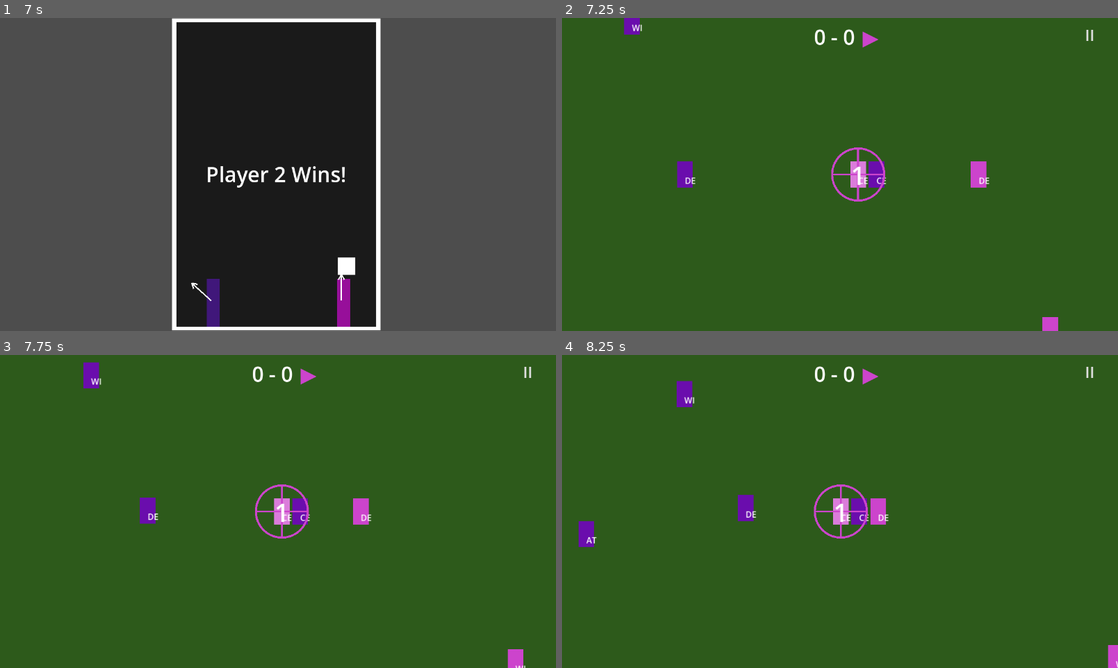
Above: before the commit, frames 1-4 (two rows, left to right).
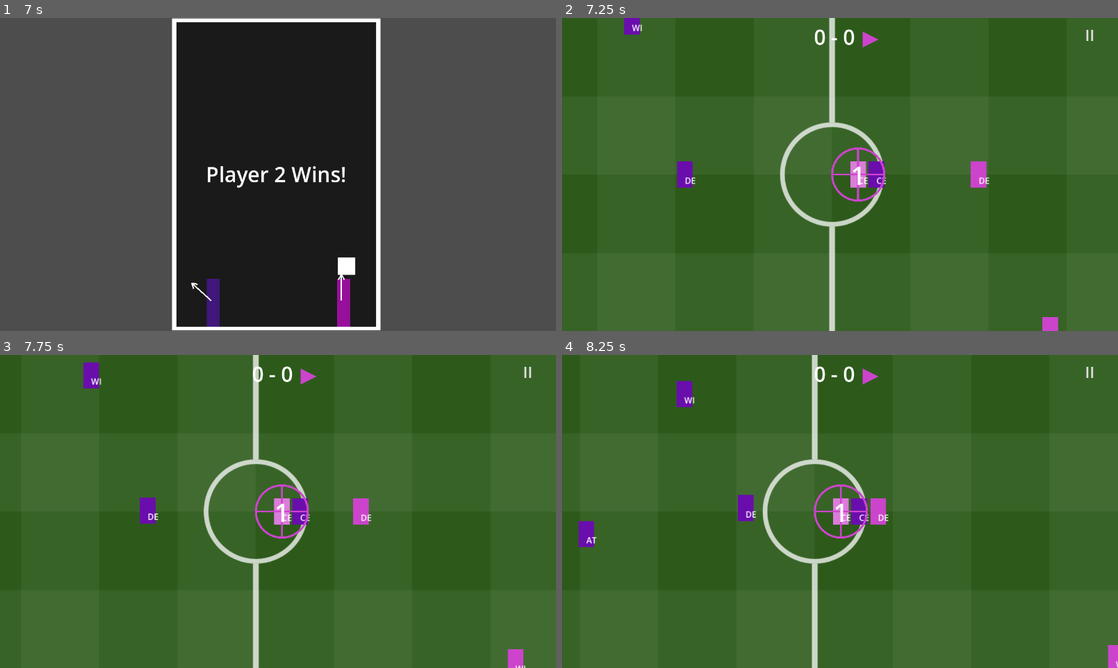
Above: after the commit, the same moments.

Repository: DockerSox/kick-n-catchv3
Game: Godot game, scene res://Scenes/title.tscn
The game is run twice, just before and just after one commit, with the same random seed, the same clock (stepped at 60 frames per second) and the same inputs.
Inputs:
- Up to frame 1 (7 s): click "PLAY" at 0.5 s; click "START GAME" at 1.25 s; tap Enter at 2, 6.5 s; tap Space (p1_kick) at 2.1, 3.6, 5.1, 5.75, 6.6 s; hold A (p1_left) 2.78-3.53 s; tap Keypad Enter (p2_kick) at 2.85, 4.35, 5.85 s; hold A (p1_left) from 5.03 s (still down)
- Up to frame 2 (7.25 s): keep holding A (p1_left)
- Up to frame 3 (7.75 s): release A (p1_left) at 7.28 s; tap Keypad Enter (p2_kick) at 7.35 s
- Up to frame 4 (8.25 s): tap Space (p1_kick) at 8.1 s

Frame 1 is identical in both runs. In frame 2, 1.7% of the frame differs, in the area x 39-58%, y 0-100%; in frame 3, 1.7%; in frame 4, 1.7%, in the area x 36-55%, y 0-100%.

Commit message:
pitch lines and atk mov fix

Diff:
--- a/Scenes/pitch.tscn
+++ b/Scenes/pitch.tscn
@@ -2,6 +2,7 @@
 
 [ext_resource type="Script" uid="uid://dxqlpjvgx1d28" path="res://Scripts/pitch.gd" id="1_2dmjp"]
 [ext_resource type="PackedScene" uid="uid://ccjof2rady12g" path="res://Scenes/unit.tscn" id="1_p7quv"]
+[ext_resource type="Texture2D" uid="uid://tqecgbowq0ck" path="res://Assets/without goals.png" id="2_2k2j8"]
 [ext_resource type="PackedScene" uid="uid://dy2hpnvp2c4tu" path="res://Scenes/crosshair.tscn" id="3_qkjbr"]
 
 [node name="Pitch" type="Node2D" unique_id=1118211447]
@@ -17,6 +18,10 @@
 color = Color(0.1764706, 0.3529412, 0.105882354, 1)
 
 [node name="PitchLines" type="Node2D" parent="." unique_id=517201835]
+
+[node name="Sprite2D" type="Sprite2D" parent="PitchLines" unique_id=516160986]
+position = Vector2(1200, 450)
+texture = ExtResource("2_2k2j8")
 
 [node name="GoalSquareA" type="ColorRect" parent="." unique_id=376480223]
 offset_top = 300.0
--- a/Scripts/pitch.gd
+++ b/Scripts/pitch.gd
@@ -20,19 +20,18 @@
 var all_units_a: Array = []
 var all_units_b: Array = []
 var camera_target: Vector2 = Vector2.ZERO
-
+var kick_in_progress: bool = false
 var runner: Node2D = null
 var dragger: Node2D = null
 var prepper: Node2D = null
 var rotation_cooldown: float = 0.0
+var attack_update_timer: float = 0.0
 
 const ROTATION_COOLDOWN_TIME: float = 2.0
-var attack_update_timer: float = 0.0
 const ATTACK_UPDATE_INTERVAL: float = 0.5
 const CAMERA_SPEED: float = 3.0
 const PITCH_W: float = 2400.0
 const PITCH_H: float = 900.0
-
 const POSITIONS_A: Dictionary = {
 	"centre":  Vector2(1150, 450),
 	"goalie":  Vector2(100, 450),    # centre of left goal square
@@ -115,7 +114,8 @@
 
 func _process(delta: float) -> void:
 	camera.position = camera.position.lerp(camera_target, CAMERA_SPEED * delta)
-	_check_role_rotation()
+	if not kick_in_progress:
+		_check_role_rotation()
 	_update_defender_arrow()
 
 # --- Private/internal helpers ---
@@ -501,6 +501,7 @@
 # --- Public functions called by other nodes ---
 
 func set_aiming_unit(unit: Node2D) -> void:
+	kick_in_progress = false
 	rotation_cooldown = 0.0
 	if aiming_unit != null:
 		aiming_unit.set_as_aiming(false)
@@ -524,6 +525,7 @@
 	score_label.text = str(GameState.score_a) + " - " + str(GameState.score_b)
 
 func on_kick_resolved(winning_team: String, resolve_position: Vector2, is_goal: bool = false) -> void:
+	kick_in_progress = false
 	attacking_team = winning_team
 	GameState.attacking_team = winning_team
 
@@ -546,7 +548,7 @@
 	set_aiming_unit(nearest)
 
 func on_kick_launched(kick_pos: Vector2) -> void:
-	# All defenders move toward the kick position
+	kick_in_progress = true
 	var defending_units: Array = all_units_b if attacking_team == "A" else all_units_a
 	for unit in defending_units:
 		if unit.role == "goalie":
--- a/Scripts/unit.gd
+++ b/Scripts/unit.gd
@@ -89,7 +89,7 @@
 		runner_reached_timer += delta
 		if runner_reached_timer >= RUNNER_REACHED_DELAY:
 			var pitch: Node = get_parent().get_parent()
-			if pitch.has_method("on_runner_rotation_needed"):
+			if pitch.has_method("on_runner_rotation_needed") and not pitch.kick_in_progress:
 				pitch.on_runner_rotation_needed()
 			runner_reached = false
 			runner_timer = 0.0
Binary file added: Assets/KnC pitch and mowing lines.png
Not shown, added: Assets/KnC pitch and mowing lines.png.import
Binary file added: Assets/lines only.png
Not shown, added: Assets/lines only.png.import
Binary file added: Assets/mowing only.png
Not shown, added: Assets/mowing only.png.import
Binary file added: Assets/without goals.png
Not shown, added: Assets/without goals.png.import
